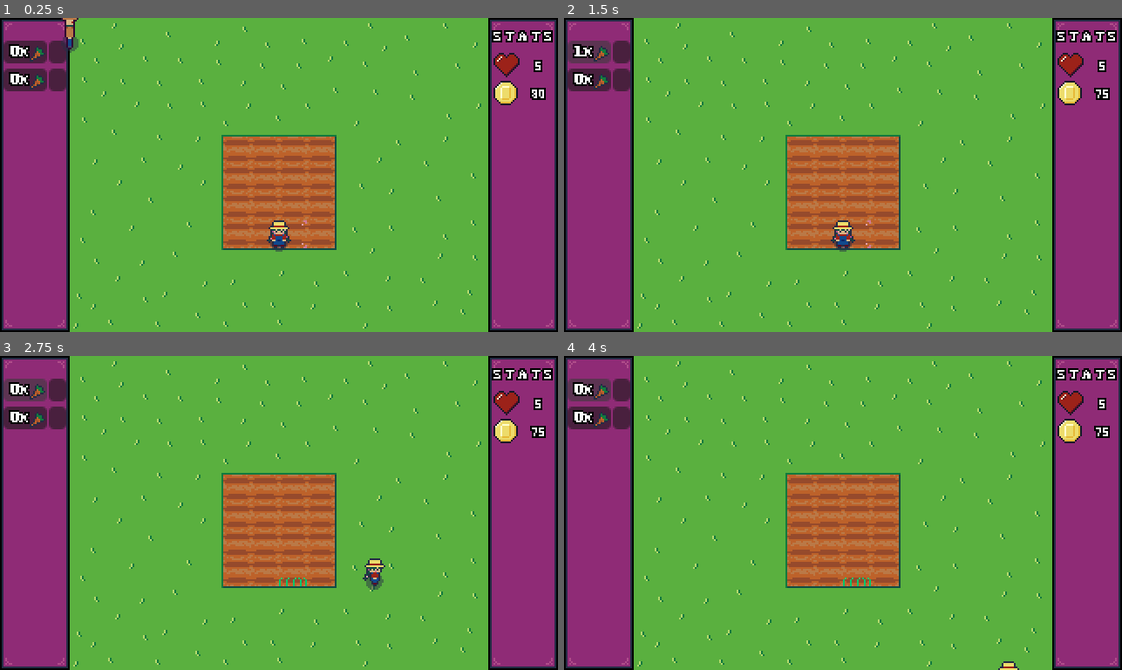
Above: before the commit, frames 1-4 (two rows, left to right).
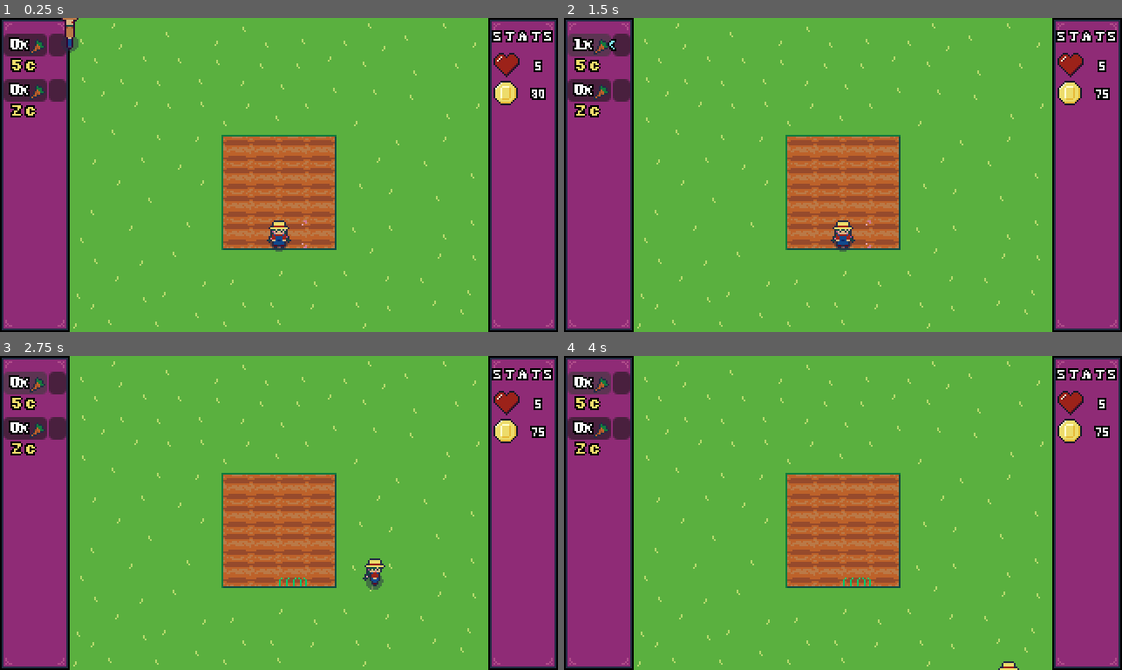
Above: after the commit, the same moments.

Repository: ghoulBlade3/harvest_bounty
Game: Godot game, scene res://main.tscn
Two runs of this game, one before a commit and one after it. Both use one fixed random seed, a clock stepped at 60 frames per second and the inputs below.
Inputs (mouse positions are in pixels of both pictures, inside the frame that each line leads up to):
- Up to frame 1 (0.25 s): no input
- Up to frame 2 (1.5 s): click (619, 52) at 0.52 s; click (591, 52) at 1.27 s
- Up to frame 3 (2.75 s): tap Enter at 2 s; hold D (move_right) from 2.03 s (still down); tap E (interact) at 2.1 s
- Up to frame 4 (4 s): release D (move_right) at 2.78 s; hold S (move_down) 2.78-3.53 s; tap E (interact) at 2.85, 3.8 s; hold D (move_right) from 3.53 s (still down); tap R (water) at 3.6 s

The runs differ from the first frame. In frame 1, 2.5% of the frame differs, in the area x 0-87%, y 1-99%; in frame 2, 2.5%; in frame 3, 2.5%; in frame 4, 2.5%.

Commit message:
fixed_ui_more

Diff:
--- a/main.tscn
+++ b/main.tscn
@@ -12,7 +12,7 @@
 [ext_resource type="Texture2D" uid="uid://b23lps3fygynn" path="res://textures/enemy/bounty-hunter.png" id="10_4c57u"]
 [ext_resource type="FontFile" uid="uid://btuwvdh4n3pm6" path="res://textures/fonts/PixelSerif_16px_v02.ttf" id="10_dg77c"]
 [ext_resource type="Script" uid="uid://pkut6cev4m04" path="res://enemy_bounty_hunter.gd" id="10_efxa6"]
-[ext_resource type="Script" uid="uid://yotoiv5m2jj0" path="res://stats_holder.gd" id="11_2cqfq"]
+[ext_resource type="Script" uid="uid://yotoiv5m2jj0" path="res://scripts/stats_holder.gd" id="11_2cqfq"]
 [ext_resource type="PackedScene" uid="uid://bvnbmxyd6w1l5" path="res://scenes/stat.tscn" id="11_ycdy4"]
 [ext_resource type="Texture2D" uid="uid://bjafpjcq12yqy" path="res://textures/ui/health.png" id="12_vivmo"]
 [ext_resource type="Texture2D" uid="uid://bo8h3dtxfhgwk" path="res://textures/ui/money.png" id="12_w48qg"]
@@ -390,17 +390,17 @@
 [node name="buttons" parent="camera/button_holder" unique_id=59998802 instance=ExtResource("6_7mycd")]
 layout_mode = 0
 offset_left = 2.0
-offset_top = 13.0
+offset_top = 9.0
 offset_right = 38.0
-offset_bottom = 26.0
+offset_bottom = 22.0
 kPlantName = "carrot"
 
 [node name="buttons2" parent="camera/button_holder" unique_id=441015796 instance=ExtResource("6_7mycd")]
 layout_mode = 0
 offset_left = 2.0
-offset_top = 29.0
+offset_top = 35.0
 offset_right = 38.0
-offset_bottom = 42.0
+offset_bottom = 48.0
 kPlantName = "torrac"
 
 [node name="stats_heading" type="RichTextLabel" parent="camera" unique_id=850482350]
@@ -447,33 +447,33 @@
 
 [connection signal="area_entered" from="game_objects/farmland" to="game_objects/farmland" method="_on_area_entered"]
 [connection signal="area_exited" from="game_objects/farmland" to="game_objects/farmland" method="_on_area_exited"]
-[connection signal="area_entered" from="game_objects/@Area2D@85109" to="game_objects/@Area2D@85109" method="_on_area_entered"]
-[connection signal="area_exited" from="game_objects/@Area2D@85109" to="game_objects/@Area2D@85109" method="_on_area_exited"]
-[connection signal="area_entered" from="game_objects/@Area2D@85110" to="game_objects/@Area2D@85110" method="_on_area_entered"]
-[connection signal="area_exited" from="game_objects/@Area2D@85110" to="game_objects/@Area2D@85110" method="_on_area_exited"]
-[connection signal="area_entered" from="game_objects/@Area2D@85111" to="game_objects/@Area2D@85111" method="_on_area_entered"]
-[connection signal="area_exited" from="game_objects/@Area2D@85111" to="game_objects/@Area2D@85111" method="_on_area_exited"]
-[connection signal="area_entered" from="game_objects/@Area2D@85112" to="game_objects/@Area2D@85112" method="_on_area_entered"]
-[connection signal="area_exited" from="game_objects/@Area2D@85112" to="game_objects/@Area2D@85112" method="_on_area_exited"]
-[connection signal="area_entered" from="game_objects/@Area2D@85113" to="game_objects/@Area2D@85113" method="_on_area_entered"]
-[connection signal="area_exited" from="game_objects/@Area2D@85113" to="game_objects/@Area2D@85113" method="_on_area_exited"]
-[connection signal="area_entered" from="game_objects/@Area2D@85114" to="game_objects/@Area2D@85114" method="_on_area_entered"]
-[connection signal="area_exited" from="game_objects/@Area2D@85114" to="game_objects/@Area2D@85114" method="_on_area_exited"]
-[connection signal="area_entered" from="game_objects/@Area2D@85115" to="game_objects/@Area2D@85115" method="_on_area_entered"]
-[connection signal="area_exited" from="game_objects/@Area2D@85115" to="game_objects/@Area2D@85115" method="_on_area_exited"]
-[connection signal="area_entered" from="game_objects/@Area2D@85116" to="game_objects/@Area2D@85116" method="_on_area_entered"]
-[connection signal="area_exited" from="game_objects/@Area2D@85116" to="game_objects/@Area2D@85116" method="_on_area_exited"]
-[connection signal="area_entered" from="game_objects/@Area2D@85117" to="game_objects/@Area2D@85117" method="_on_area_entered"]
-[connection signal="area_exited" from="game_objects/@Area2D@85117" to="game_objects/@Area2D@85117" method="_on_area_exited"]
-[connection signal="area_entered" from="game_objects/@Area2D@85118" to="game_objects/@Area2D@85118" method="_on_area_entered"]
-[connection signal="area_exited" from="game_objects/@Area2D@85118" to="game_objects/@Area2D@85118" method="_on_area_exited"]
-[connection signal="area_entered" from="game_objects/@Area2D@85119" to="game_objects/@Area2D@85119" method="_on_area_entered"]
-[connection signal="area_exited" from="game_objects/@Area2D@85119" to="game_objects/@Area2D@85119" method="_on_area_exited"]
-[connection signal="area_entered" from="game_objects/@Area2D@85120" to="game_objects/@Area2D@85120" method="_on_area_entered"]
-[connection signal="area_exited" from="game_objects/@Area2D@85120" to="game_objects/@Area2D@85120" method="_on_area_exited"]
-[connection signal="area_entered" from="game_objects/@Area2D@85121" to="game_objects/@Area2D@85121" method="_on_area_entered"]
-[connection signal="area_exited" from="game_objects/@Area2D@85121" to="game_objects/@Area2D@85121" method="_on_area_exited"]
-[connection signal="area_entered" from="game_objects/@Area2D@85122" to="game_objects/@Area2D@85122" method="_on_area_entered"]
-[connection signal="area_exited" from="game_objects/@Area2D@85122" to="game_objects/@Area2D@85122" method="_on_area_exited"]
-[connection signal="area_entered" from="game_objects/@Area2D@85123" to="game_objects/@Area2D@85123" method="_on_area_entered"]
-[connection signal="area_exited" from="game_objects/@Area2D@85123" to="game_objects/@Area2D@85123" method="_on_area_exited"]
+[connection signal="area_entered" from="game_objects/@Area2D@18797" to="game_objects/@Area2D@18797" method="_on_area_entered"]
+[connection signal="area_exited" from="game_objects/@Area2D@18797" to="game_objects/@Area2D@18797" method="_on_area_exited"]
+[connection signal="area_entered" from="game_objects/@Area2D@18798" to="game_objects/@Area2D@18798" method="_on_area_entered"]
+[connection signal="area_exited" from="game_objects/@Area2D@18798" to="game_objects/@Area2D@18798" method="_on_area_exited"]
+[connection signal="area_entered" from="game_objects/@Area2D@18799" to="game_objects/@Area2D@18799" method="_on_area_entered"]
+[connection signal="area_exited" from="game_objects/@Area2D@18799" to="game_objects/@Area2D@18799" method="_on_area_exited"]
+[connection signal="area_entered" from="game_objects/@Area2D@18800" to="game_objects/@Area2D@18800" method="_on_area_entered"]
+[connection signal="area_exited" from="game_objects/@Area2D@18800" to="game_objects/@Area2D@18800" method="_on_area_exited"]
+[connection signal="area_entered" from="game_objects/@Area2D@18801" to="game_objects/@Area2D@18801" method="_on_area_entered"]
+[connection signal="area_exited" from="game_objects/@Area2D@18801" to="game_objects/@Area2D@18801" method="_on_area_exited"]
+[connection signal="area_entered" from="game_objects/@Area2D@18802" to="game_objects/@Area2D@18802" method="_on_area_entered"]
+[connection signal="area_exited" from="game_objects/@Area2D@18802" to="game_objects/@Area2D@18802" method="_on_area_exited"]
+[connection signal="area_entered" from="game_objects/@Area2D@18803" to="game_objects/@Area2D@18803" method="_on_area_entered"]
+[connection signal="area_exited" from="game_objects/@Area2D@18803" to="game_objects/@Area2D@18803" method="_on_area_exited"]
+[connection signal="area_entered" from="game_objects/@Area2D@18804" to="game_objects/@Area2D@18804" method="_on_area_entered"]
+[connection signal="area_exited" from="game_objects/@Area2D@18804" to="game_objects/@Area2D@18804" method="_on_area_exited"]
+[connection signal="area_entered" from="game_objects/@Area2D@18805" to="game_objects/@Area2D@18805" method="_on_area_entered"]
+[connection signal="area_exited" from="game_objects/@Area2D@18805" to="game_objects/@Area2D@18805" method="_on_area_exited"]
+[connection signal="area_entered" from="game_objects/@Area2D@18806" to="game_objects/@Area2D@18806" method="_on_area_entered"]
+[connection signal="area_exited" from="game_objects/@Area2D@18806" to="game_objects/@Area2D@18806" method="_on_area_exited"]
+[connection signal="area_entered" from="game_objects/@Area2D@18807" to="game_objects/@Area2D@18807" method="_on_area_entered"]
+[connection signal="area_exited" from="game_objects/@Area2D@18807" to="game_objects/@Area2D@18807" method="_on_area_exited"]
+[connection signal="area_entered" from="game_objects/@Area2D@18808" to="game_objects/@Area2D@18808" method="_on_area_entered"]
+[connection signal="area_exited" from="game_objects/@Area2D@18808" to="game_objects/@Area2D@18808" method="_on_area_exited"]
+[connection signal="area_entered" from="game_objects/@Area2D@18809" to="game_objects/@Area2D@18809" method="_on_area_entered"]
+[connection signal="area_exited" from="game_objects/@Area2D@18809" to="game_objects/@Area2D@18809" method="_on_area_exited"]
+[connection signal="area_entered" from="game_objects/@Area2D@18810" to="game_objects/@Area2D@18810" method="_on_area_entered"]
+[connection signal="area_exited" from="game_objects/@Area2D@18810" to="game_objects/@Area2D@18810" method="_on_area_exited"]
+[connection signal="area_entered" from="game_objects/@Area2D@18811" to="game_objects/@Area2D@18811" method="_on_area_entered"]
+[connection signal="area_exited" from="game_objects/@Area2D@18811" to="game_objects/@Area2D@18811" method="_on_area_exited"]
--- a/scenes/buttons.tscn
+++ b/scenes/buttons.tscn
@@ -3,6 +3,7 @@
 [ext_resource type="Script" uid="uid://cj3agjusjgfn1" path="res://scripts/button_menu.gd" id="1_5sm3h"]
 [ext_resource type="FontFile" uid="uid://btuwvdh4n3pm6" path="res://textures/fonts/PixelSerif_16px_v02.ttf" id="2_q21lg"]
 [ext_resource type="Texture2D" uid="uid://0wb37wad4gjq" path="res://textures/ui/icon_carrot.png" id="3_tvki0"]
+[ext_resource type="Script" uid="uid://ci075tuyu8h5" path="res://scenes/price.gd" id="3_yg274"]
 
 [node name="buttons" type="Control" unique_id=59998802]
 layout_mode = 3
@@ -10,7 +11,7 @@
 offset_left = 3.0
 offset_top = 19.0
 offset_right = 39.0
-offset_bottom = 32.0
+offset_bottom = 46.0
 script = ExtResource("1_5sm3h")
 
 [node name="buy" type="Button" parent="." unique_id=857829925]
@@ -39,6 +40,40 @@
 horizontal_alignment = 1
 vertical_alignment = 1
 
+[node name="selected" type="RichTextLabel" parent="." unique_id=534677010]
+visible = false
+texture_filter = 1
+layout_mode = 0
+offset_left = 18.0
+offset_top = 1.0
+offset_right = 34.0
+offset_bottom = 14.0
+mouse_filter = 2
+theme_override_colors/default_color = Color(0.5146982, 0.9361267, 0.9999998, 1)
+theme_override_constants/outline_size = 4
+theme_override_fonts/normal_font = ExtResource("2_q21lg")
+theme_override_font_sizes/normal_font_size = 8
+text = "<"
+horizontal_alignment = 1
+vertical_alignment = 1
+
+[node name="price" type="RichTextLabel" parent="." unique_id=2102490002]
+texture_filter = 1
+layout_mode = 0
+offset_left = -1.0
+offset_top = 12.0
+offset_right = 24.0
+offset_bottom = 25.0
+mouse_filter = 2
+theme_override_colors/default_color = Color(0.92941177, 0.8627451, 0.41960785, 1)
+theme_override_constants/outline_size = 4
+theme_override_fonts/normal_font = ExtResource("2_q21lg")
+theme_override_font_sizes/normal_font_size = 12
+text = "99c"
+horizontal_alignment = 1
+vertical_alignment = 1
+script = ExtResource("3_yg274")
+
 [node name="icon" type="Sprite2D" parent="." unique_id=1431845348]
 position = Vector2(20, 7)
 texture = ExtResource("3_tvki0")
--- /dev/null
+++ b/scenes/price.gd
@@ -0,0 +1,7 @@
+extends RichTextLabel
+
+
+# Called when the node enters the scene tree for the first time.
+func _ready() -> void:
+	text = str(get_parent().costs[get_parent().kPlantName]) + " c"
+	return
--- a/scripts/button_menu.gd
+++ b/scripts/button_menu.gd
@@ -9,6 +9,7 @@
 @export var kPlantName: String = ""
 @onready var button_holder: Control = $".."
 @onready var stats_holder: Node2D = $"../../stats_holder"
+@onready var selected: RichTextLabel = $selected
 
 var plantID = null
 var costs = {
@@ -36,9 +37,19 @@
 
 	player.money -= costs[kPlantName]
 	player.inventory[plantID] += 1
+
+	# MAKE PLAYER SELECT ITEM IF THEY HAVENT BOUGHT SOMETHING EVER
+	if not player.hasBoughtSomethingForTheFirstTime:
+		select_function()
+		player.hasBoughtSomethingForTheFirstTime = true
 	update_text()
 
 # THING GETS SELECTED
 func select_function():
 	if player.inventory[plantID] > 0:
+
+		for button in button_holder.get_children():
+			button.selected.hide()
+
 		player.selectedItem = plantID
+		selected.show()
--- a/scripts/farmland.gd
+++ b/scripts/farmland.gd
@@ -62,6 +62,9 @@
 				# UNSELECT THE ITEM IF THE PLAYER RAN OUT
 				if (player.inventory[player.selectedItem] <= 0):
 					player.selectedItem = player.items["empty"]
+
+					for button in button_holder.get_children():
+						button.selected.hide()
 				isPlantedOn = true
 
 	# PLANTS ARE CONSUMED IF PLANT IS FULLY GROWN
--- a/scripts/player_main.gd
+++ b/scripts/player_main.gd
@@ -2,6 +2,8 @@
 class_name player1
 @onready var player_sprite: AnimatedSprite2D = $player_sprite
 @onready var directional_animation_component: dir_anim_compoment = $directional_animation_component
+
+var hasBoughtSomethingForTheFirstTime: bool = false
 
 const kSpeed: float = 4800.0
 var speed: float = kSpeed
Not shown, added: scenes/price.gd.uid
Renamed: stats_holder.gd -> scripts/stats_holder.gd
Renamed: stats_holder.gd.uid -> scripts/stats_holder.gd.uid
Binary file changed: textures/blocks/env.png
Not shown, changed: textures/blocks/env.png.kra
Not shown, removed: textures/blocks/env.png.kra~
Not shown, removed: textures/blocks/env.png~
